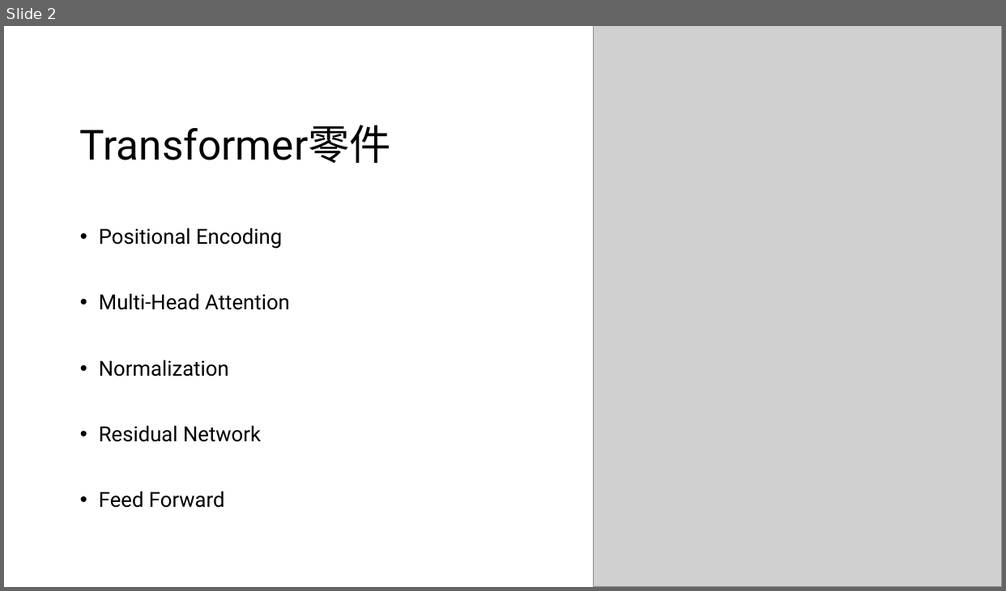
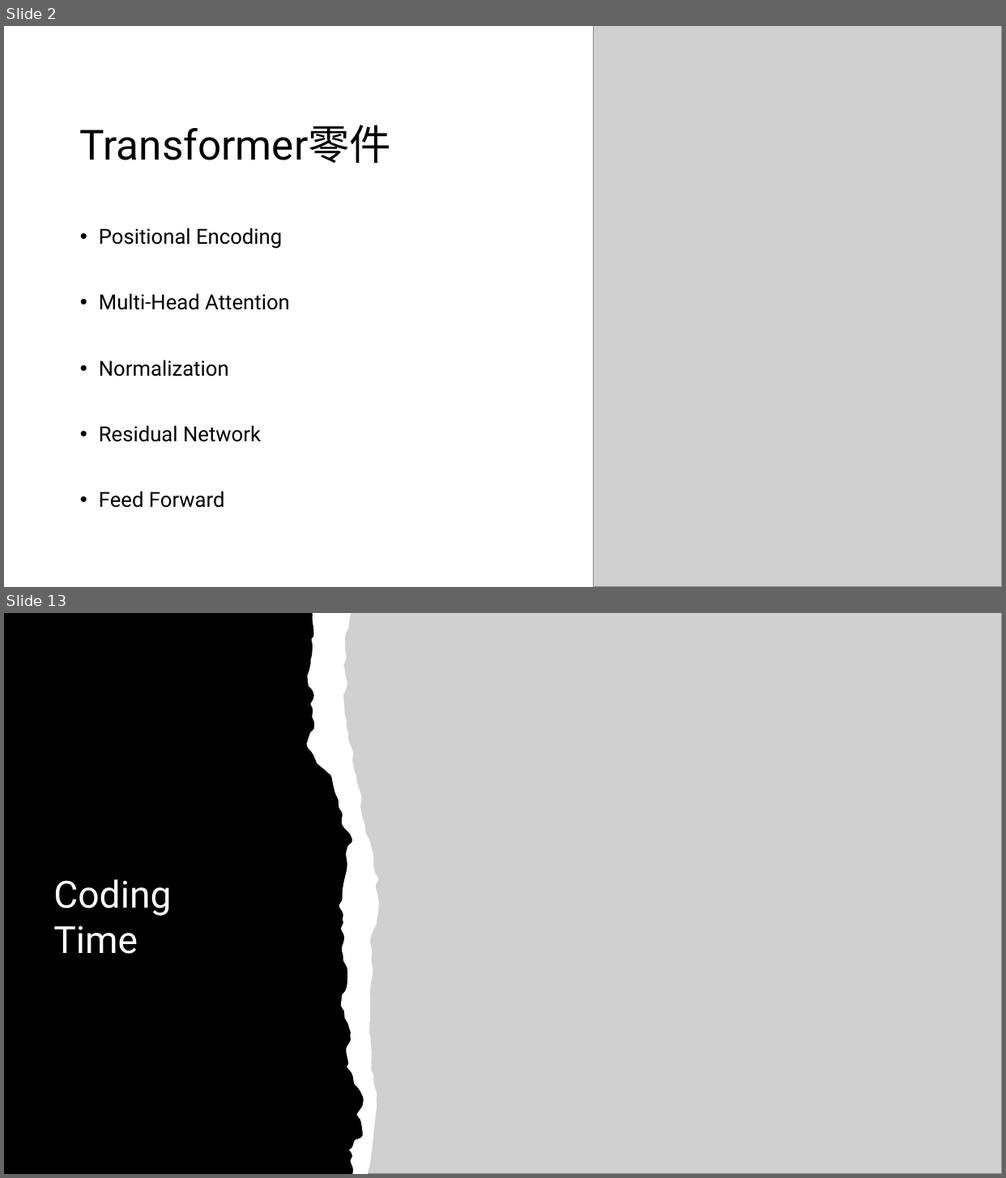
Before and after one commit to maxjiang323/GDG_NTPU_LLM_Lecture, a slide deck: Day3/Day3.pptx. Shown one above the other, each under a label of ours: slide 2 before the commit, slides 2 and 13 after it; the slides between them are not shown. The pictures are 1006x591 and 1006x1178 pixels, drawn with LibreOffice and Linux fonts; fonts in the diff are those of the drawing; grey boxes stand for pictures; background and template pictures are left out. Boxes give left, top, right and bottom in pixels: in the first picture for what was removed or moved away, otherwise in the second. Text is boxed around its words. In the diff, an @@ line names an element or a change of style, - is before the commit and + after.

```diff
--- a/Day3/Day3.pptx
+++ b/Day3/Day3.pptx
@@ slide 13 added at (4, 613, 1002, 1174), background #FFFFFF @@
@@ freeform shape added at (4, 613, 378, 1174), fill #000000 @@
@@ freeform shape added at (306, 613, 378, 1174), fill #FFFFFF @@
@@ freeform shape added at (307, 613, 379, 1174), fill #FFFFFF @@
@@ picture added at (322, 613, 1002, 1174) @@
@@ text added at (53, 879, 171, 954), 36 pt, text #FFFFFF @@
+Coding Time
```
Also in this commit, not shown: 5 slides changed, 7 other slides added, 1 slide removed, 2 other files.
